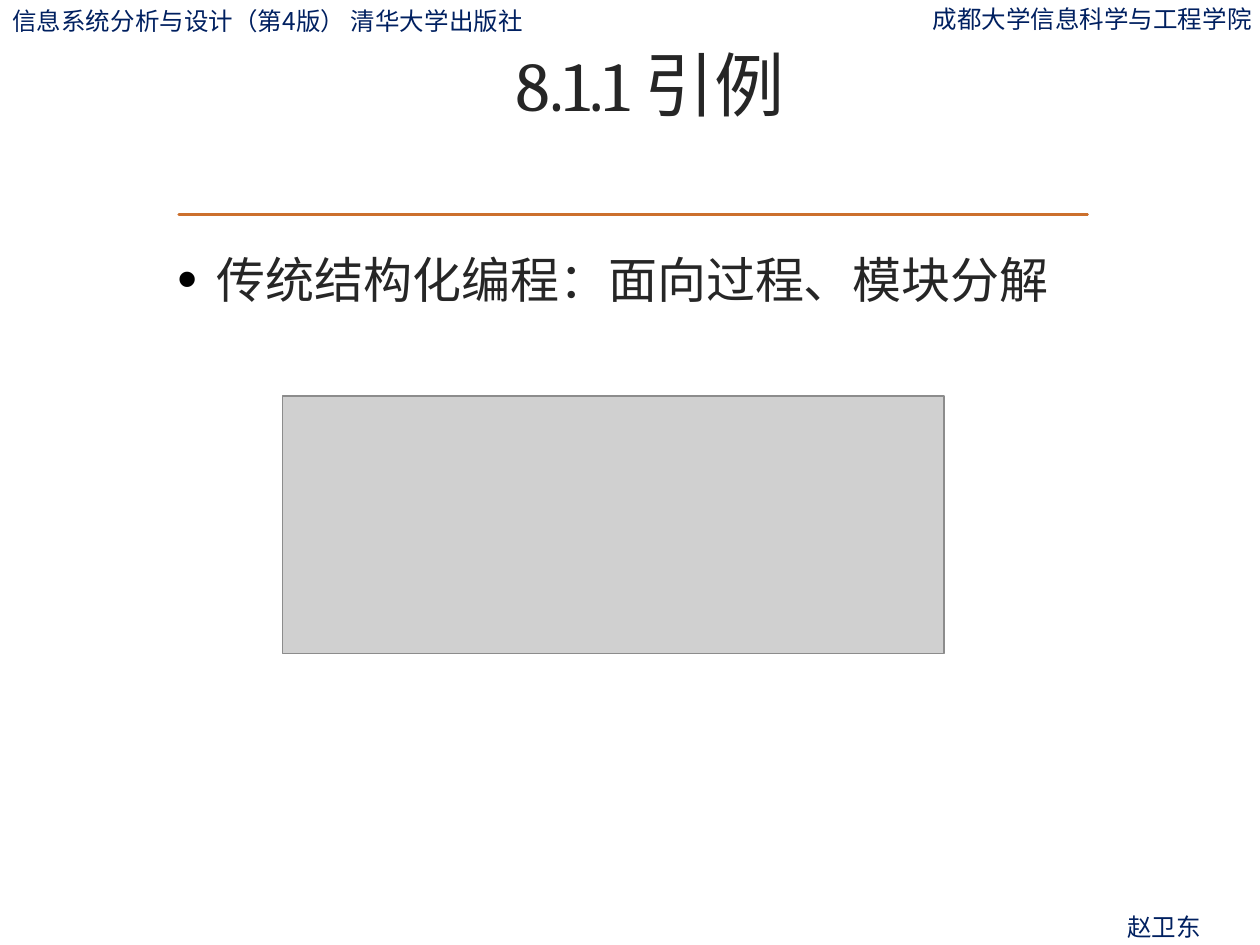
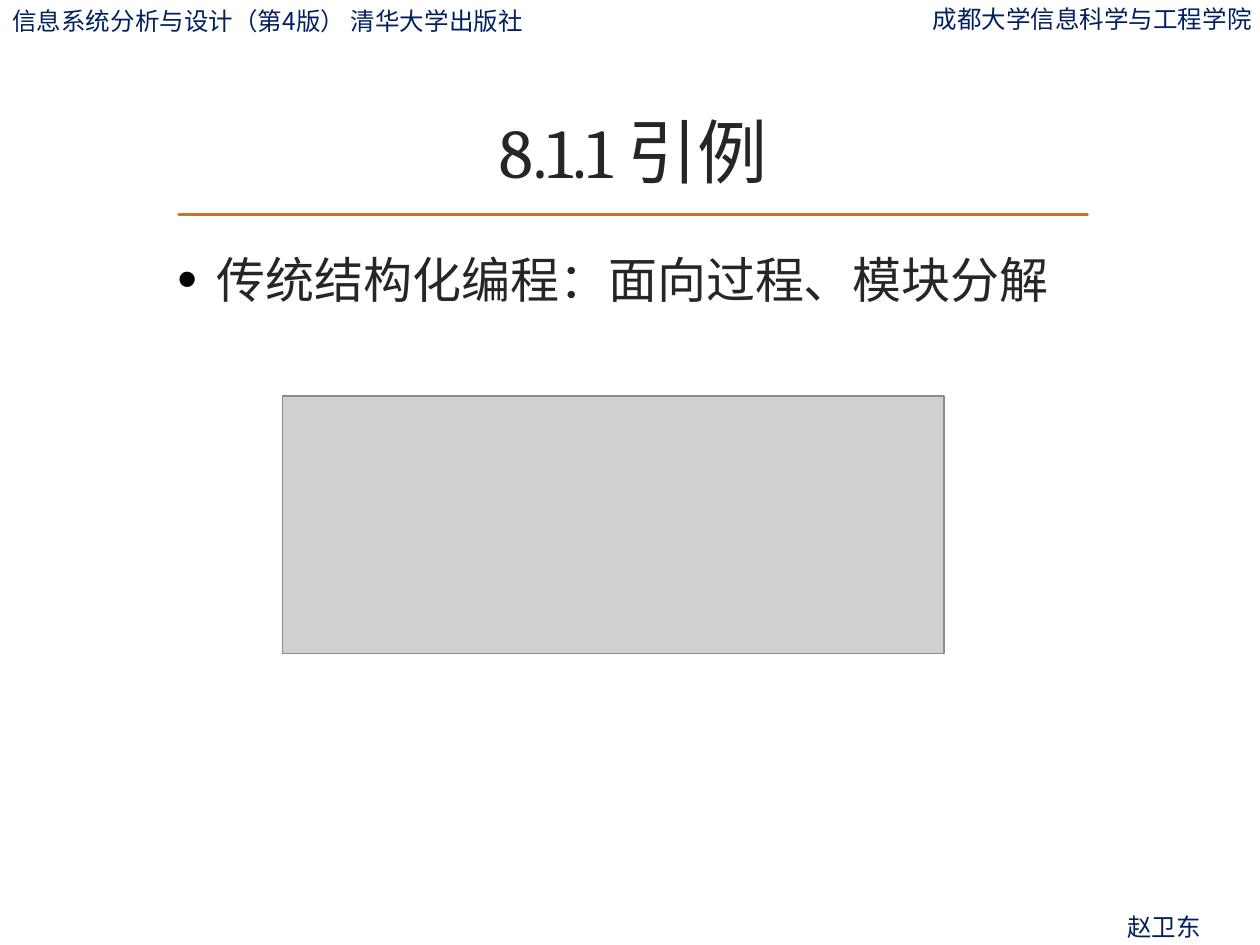
Before and after one commit to ylfagh/is_analysis-1, a slide deck: slide 4 of ppt/第8章-领域对象建模.pptx. Drawn at 1260x945 pixels with LibreOffice and Linux fonts; fonts in the diff are those of the drawing; grey boxes stand for pictures; background and template pictures are left out. Boxes give left, top, right and bottom in pixels: in the first picture for what was removed or moved away, otherwise in the second. Text is boxed around its words. In the diff, an @@ line names an element or a change of style, - is before the commit and + after.

```diff
--- a/ppt/第8章-领域对象建模.pptx
+++ b/ppt/第8章-领域对象建模.pptx
@@ title "8.1.1 引例": place and size @@
-title "8.1.1 引例" at bbox=[516, 52, 784, 117]
+title "8.1.1 引例" at bbox=[499, 119, 768, 184]
```
Also in this commit, not shown: 1 other slide changed, 1 other file.
